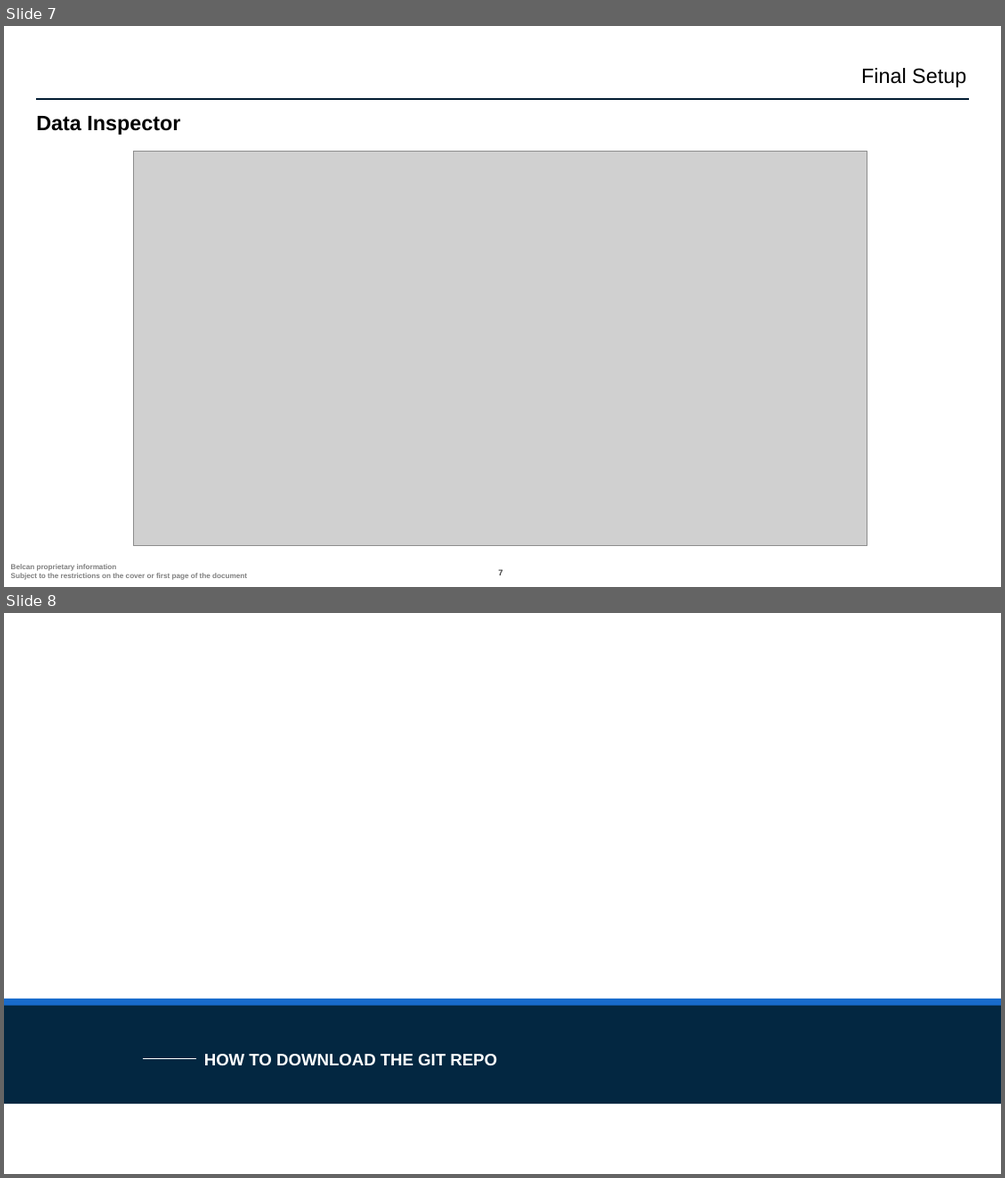
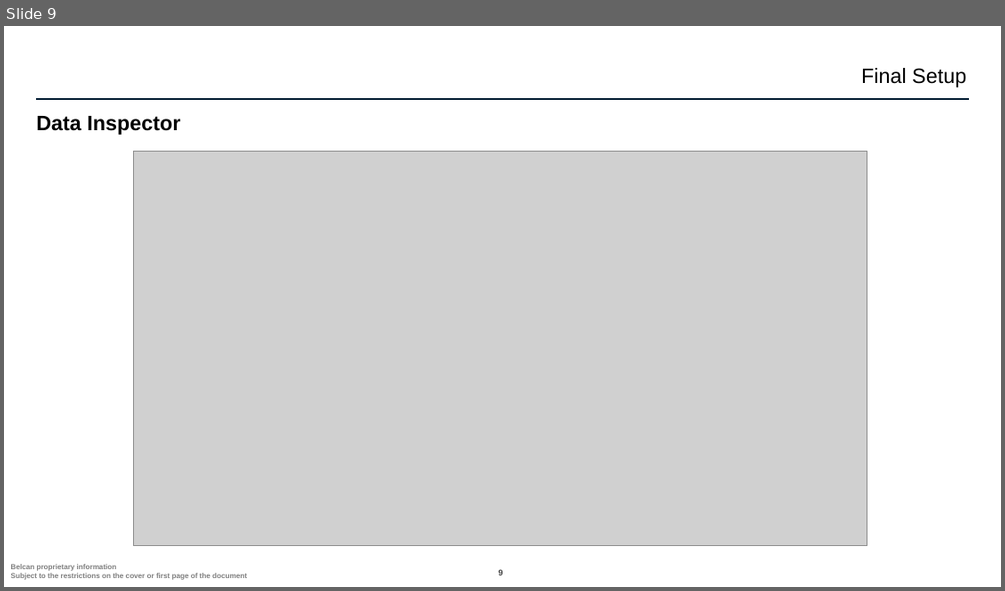
Before and after one commit to ntylerbelcan/aviation-controls-simulink-training-Belcan, a slide deck: ch02/01_polynomial_System/Chapter 2 01_polynomial_System.pptx. Shown one above the other, each under a label of ours: slides 7 and 8 before the commit, slide 9 after it. The pictures are 1005x1178 and 1005x591 pixels, drawn with LibreOffice and Linux fonts; fonts in the diff are those of the drawing; grey boxes stand for pictures; background and template pictures are left out. Boxes give left, top, right and bottom in pixels: in the first picture for what was removed or moved away, otherwise in the second. Text is boxed around its words. In the diff, an @@ line names an element or a change of style, - is before the commit and + after.

```diff
--- a/ch02/01_polynomial_System/Chapter 2 01_polynomial_System.pptx
+++ b/ch02/01_polynomial_System/Chapter 2 01_polynomial_System.pptx
@@ slide 8 removed at <box>4,613,1001,1174</box>, background #FFFFFF at 90% opacity @@
@@ rectangle removed at <box>4,999,1001,1104</box> @@
@@ rectangle removed at <box>4,998,1001,1005</box> @@
@@ line removed from (142, 1058) to (197, 1058) @@
@@ title removed at <box>204,1054,497,1066</box> @@
-HOW TO DOWNLOAD THE GIT REPO
@@ what was slide 7 is now slide 9 @@
@@ page number at <box>498,569,502,577</box>: text changed @@
-7
+9
```
Also in this commit, not shown: 9 slides added.
